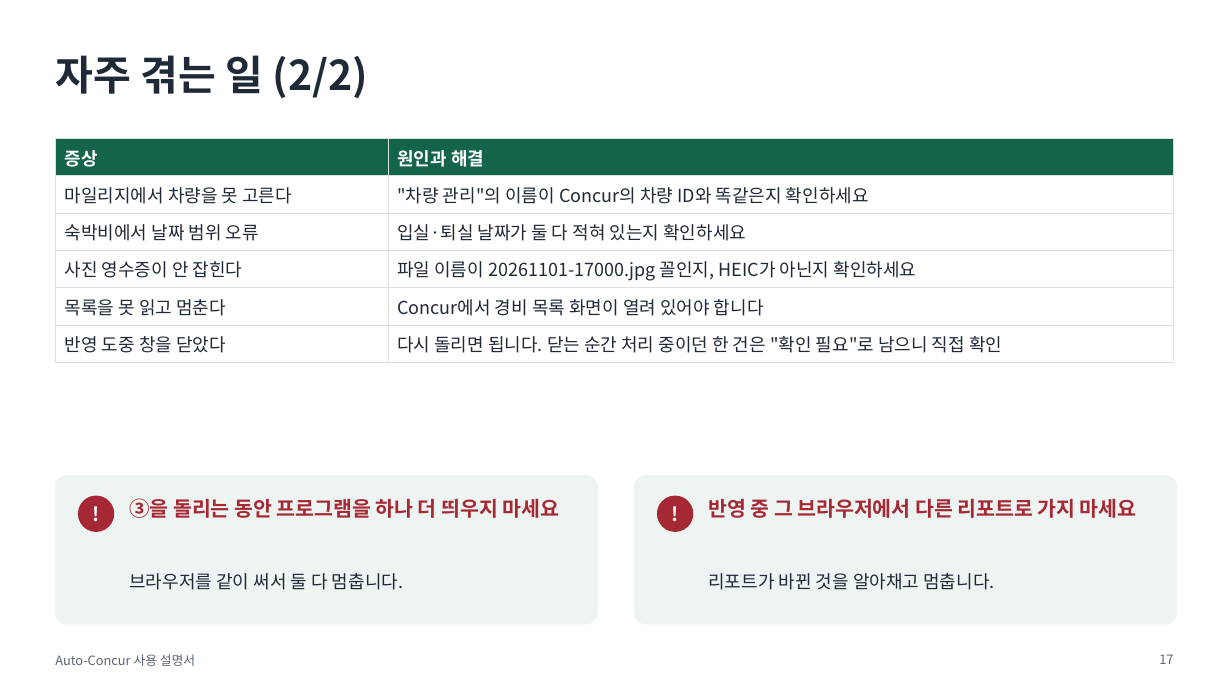
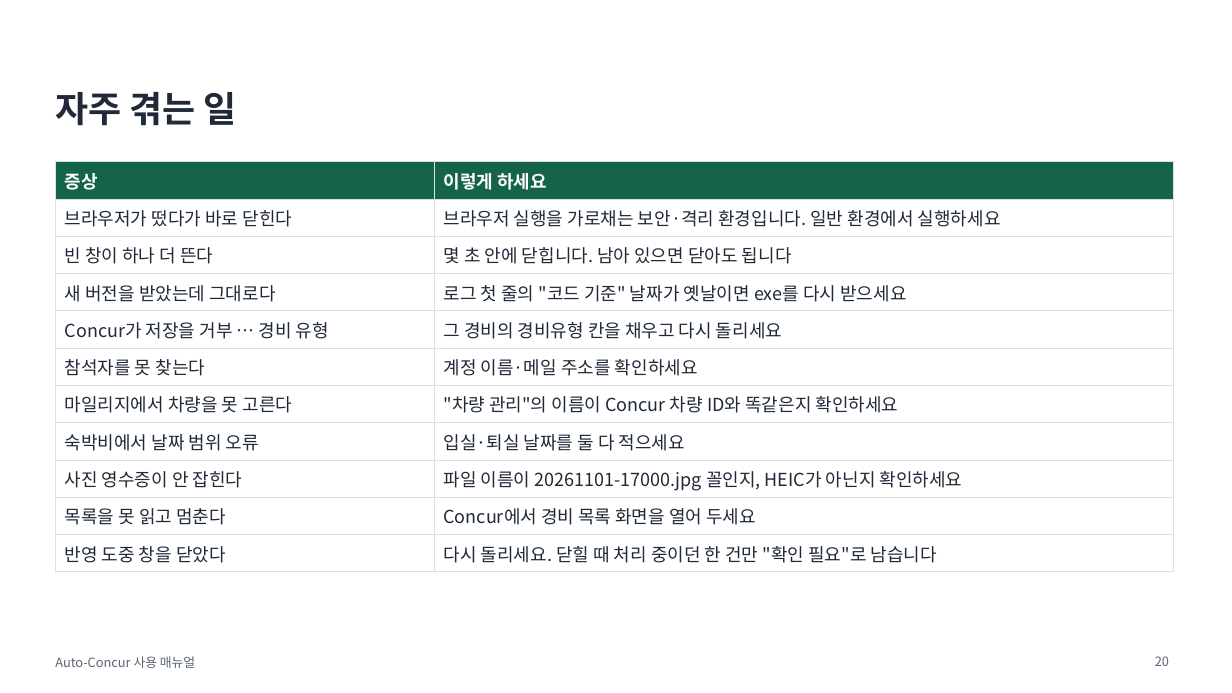
Before and after one commit to oks9924/Auto-Concur, a slide deck: slide 20 of docs/manual.pptx (slide 17 before the commit). Drawn at 1232x693 pixels with LibreOffice and Linux fonts; fonts in the diff are those of the drawing. Boxes give left, top, right and bottom in pixels: in the first picture for what was removed or moved away, otherwise in the second. Text is boxed around its words. In the diff, an @@ line names an element or a change of style, - is before the commit and + after.

```diff
--- a/docs/manual.pptx
+++ b/docs/manual.pptx
@@ title at [55,92,237,126]: text changed; size 32 to 28 pt @@
-자주 겪는 일 (2/2)
+자주 겪는 일
@@ table at [55,162,1174,567] @@
-row 1: 증상 | 원인과 해결
-row 2: 마일리지에서 차량을 못 고른다 | "차량 관리"의 이름이 Concur의 차량 ID와 똑같은지 확인하세요
-row 3: 숙박비에서 날짜 범위 오류 | 입실·퇴실 날짜가 둘 다 적혀 있는지 확인하세요
+row 1: 증상 | 이렇게 하세요
+row 2: 브라우저가 떴다가 바로 닫힌다 | 브라우저 실행을 가로채는 보안·격리 환경입니다. 일반 환경에서 실행하세요
+row 3: 빈 창이 하나 더 뜬다 | 몇 초 안에 닫힙니다. 남아 있으면 닫아도 됩니다
+row 4: 새 버전을 받았는데 그대로다 | 로그 첫 줄의 "코드 기준" 날짜가 옛날이면 exe를 다시 받으세요
+row 5: Concur가 저장을 거부 … 경비 유형 | 그 경비의 경비유형 칸을 채우고 다시 돌리세요
+row 6: 참석자를 못 찾는다 | 계정 이름·메일 주소를 확인하세요
+row 7: 마일리지에서 차량을 못 고른다 | "차량 관리"의 이름이 Concur 차량 ID와 똑같은지 확인하세요
+row 8: 숙박비에서 날짜 범위 오류 | 입실·퇴실 날짜를 둘 다 적으세요
-row 10, column 2: Concur에서 경비 목록 화면이 열려 있어야 합니다
+row 10, column 2: Concur에서 경비 목록 화면을 열어 두세요
@@ row 11, column 2: "다시 돌리면 됩니다. 닫는 순간 처리 중이던 한 건은 "확인 필요"로 남으니 직접 확인" to "다시 돌리세요. 닫힐 때 처리 중이던 한 건만 "확인 필요"로 남습니다" @@
@@ table: place and size @@
-table at [55,139,1174,357]
+table at [55,162,1174,567]
@@ rounded rectangle removed at [55,476,598,624] @@
@@ rounded rectangle removed at [635,476,1177,624] @@
@@ ellipse removed at [79,496,114,531] @@
@@ text removed at [79,496,114,531] @@
-!
@@ text removed at [129,498,560,518] @@
-③을 돌리는 동안 프로그램을 하나 더 띄우지 마세요
@@ ellipse removed at [658,496,693,531] @@
@@ text removed at [658,496,693,531] @@
-!
@@ text removed at [708,498,1137,518] @@
-반영 중 그 브라우저에서 다른 리포트로 가지 마세요
@@ text removed at [129,573,403,590] @@
-브라우저를 같이 써서 둘 다 멈춥니다.
@@ text removed at [708,573,994,590] @@
-리포트가 바뀐 것을 알아채고 멈춥니다.
@@ text at [55,656,195,668]: text changed @@
-Auto-Concur 사용 설명서
+Auto-Concur 사용 매뉴얼
@@ page number added at [1155,656,1169,666], 10 pt, text #5B6675 @@
+20
@@ page number removed at [1159,654,1173,664] @@
-17
```
Also in this commit, not shown: 9 other slides changed, 11 slides added, 9 slides removed.
